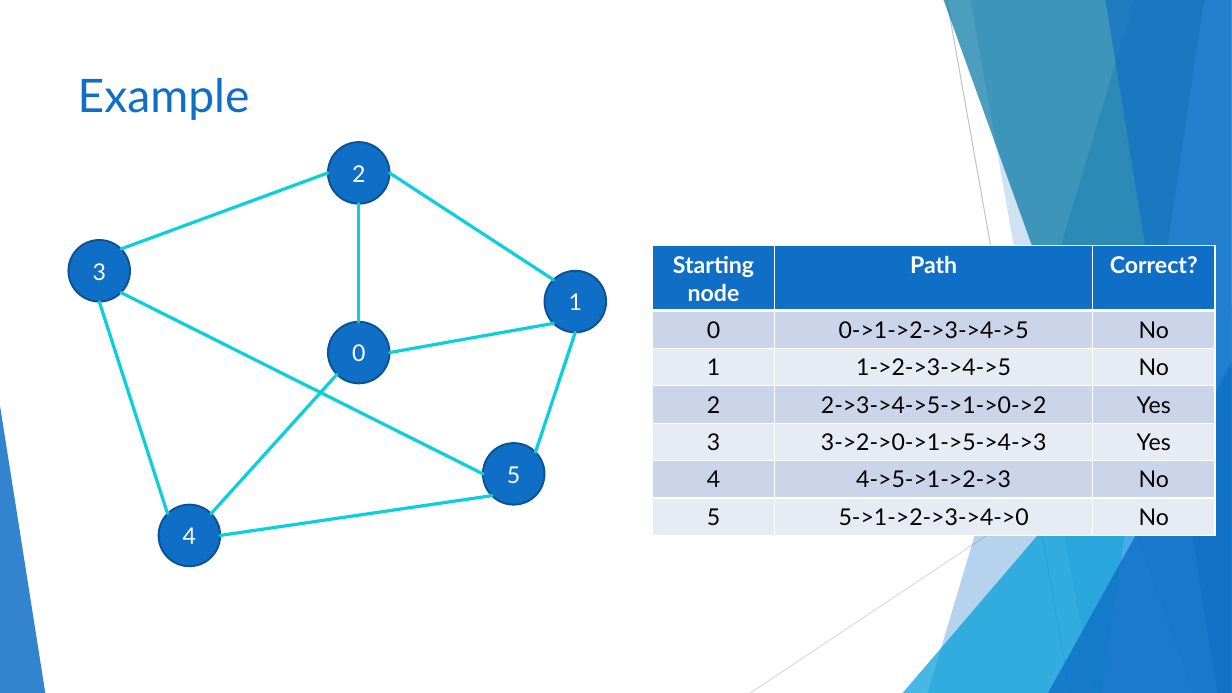
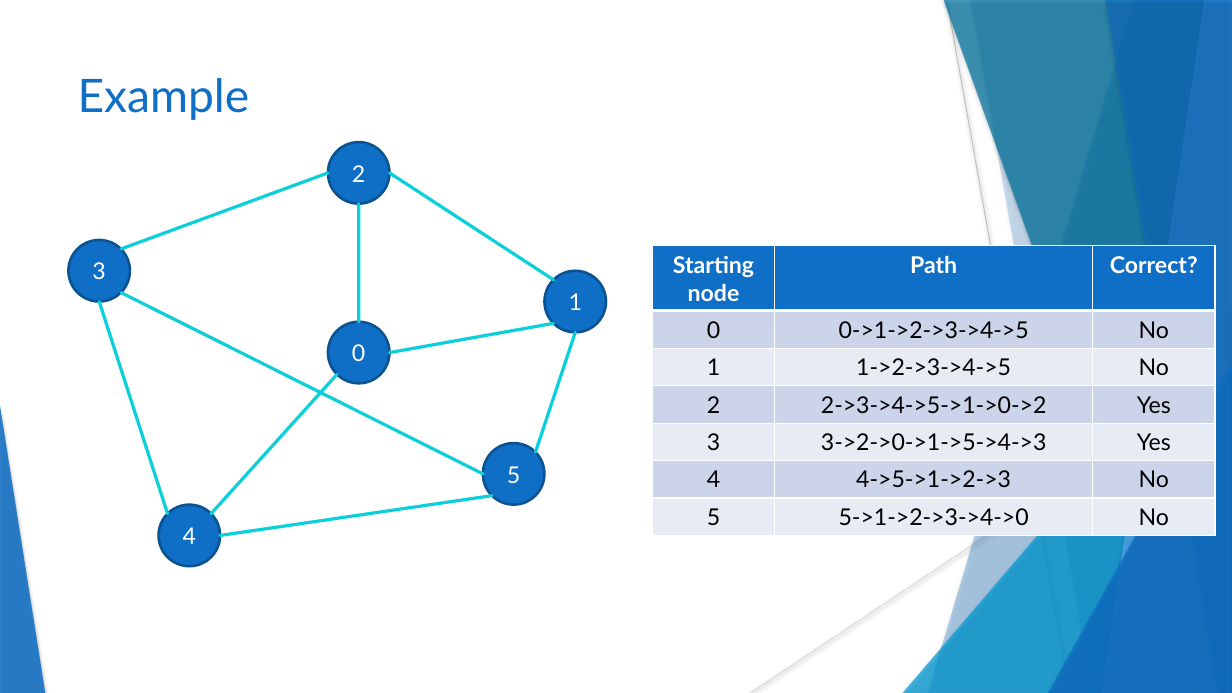
Before and after one commit to Spleentery/DA_TSP_Project-2, a slide deck: slide 27 of docs/Project 2.pptx (slide 22 before the commit). Drawn at 1232x693 pixels with LibreOffice and Linux fonts; fonts in the diff are those of the drawing. Boxes give left, top, right and bottom in pixels: in the first picture for what was removed or moved away, otherwise in the second. Text is boxed around its words. In the diff, an @@ line names an element or a change of style, - is before the commit and + after.

```diff
--- a/docs/Project 2.pptx
+++ b/docs/Project 2.pptx
@@ freeform shape at box(970, 0, 1232, 693): shadow on; outline redrawn @@
@@ table at box(653, 246, 1216, 530) @@
@@ fill #CCD5EA to #CCD4EA in 9 cells @@
@@ fill #E7EBF5 to #E7EBF4 in 9 cells @@
@@ borders changed @@
@@ shadow on in 7 elements at box(928, 0, 1232, 693), box(903, 308, 1232, 693), box(944, 0, 1232, 693), box(1102, 0, 1232, 693), box(1105, 0, 1232, 693), box(1048, 363, 1232, 693), box(0, 406, 45, 693) @@
```
Also in this commit, not shown: 22 other slides changed, 6 slides added, 1 slide removed, 3 other files.
